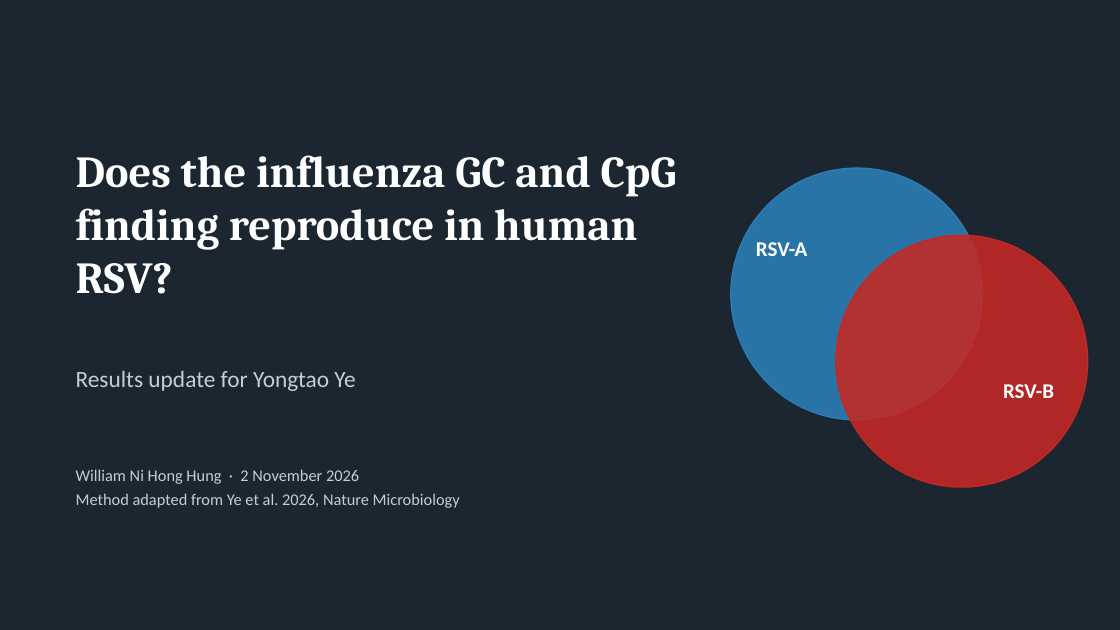
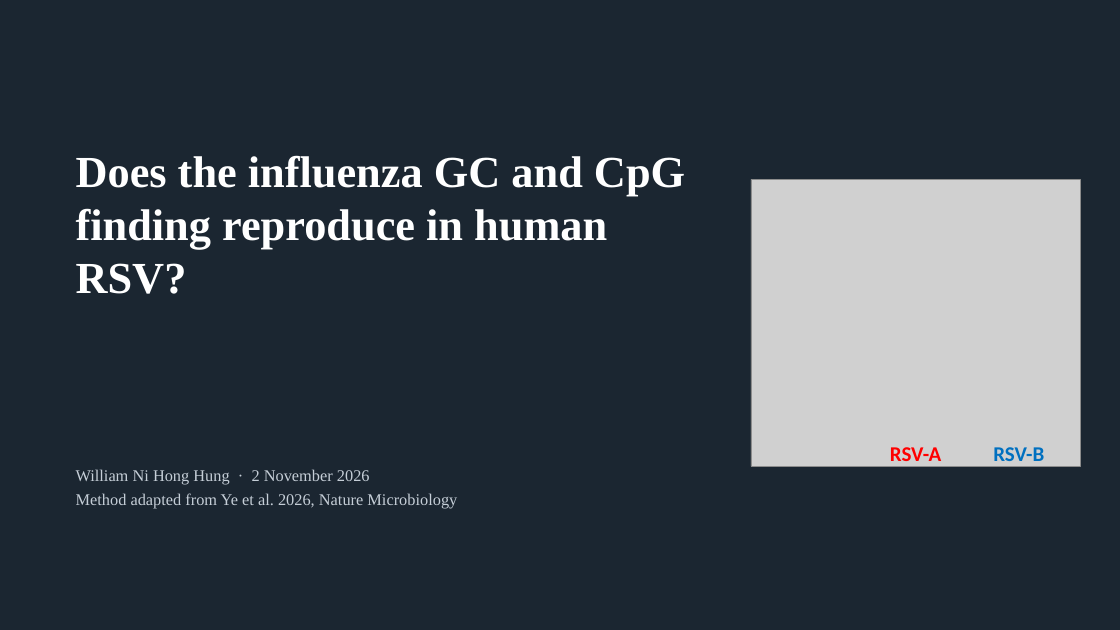
Before and after one commit to Wlimni/RSV, a slide deck: slide 1 of docs/RSV_Results_Update.pptx. Drawn at 1120x630 pixels with LibreOffice and Linux fonts; fonts in the diff are those of the drawing; grey boxes stand for pictures. Boxes give left, top, right and bottom in pixels: in the first picture for what was removed or moved away, otherwise in the second. Text is boxed around its words. In the diff, an @@ line names an element or a change of style, - is before the commit and + after.

```diff
--- a/docs/RSV_Results_Update.pptx
+++ b/docs/RSV_Results_Update.pptx
@@ text "Does the influenza GC and ..." at [76,155,685,294]: font Cambria to Times New Roman @@
@@ ellipse removed at [731,168,983,420] @@
@@ picture added at [751,180,1081,467] @@
@@ ellipse removed at [836,235,1088,487] @@
@@ text removed at [76,371,355,391] @@
-Results update for Yongtao Ye
@@ text "RSV-A": place and size @@
-text "RSV-A" at [756,242,807,256]
+text "RSV-A" at [890,447,941,468]
@@ text "RSV-A" at [890,447,941,468]: text colour #FFFFFF to #FF0000 @@
@@ text "RSV-B": place and size @@
-text "RSV-B" at [1003,384,1054,398]
+text "RSV-B" at [993,447,1044,468]
@@ text "RSV-B" at [993,447,1044,468]: text colour #FFFFFF to #0070C0 @@
@@ text "William Ni Hong Hung · ..." at [76,469,457,509]: font Calibri to Times New Roman @@
```
Also in this commit, not shown: 7 other slides changed, 1 slide removed, 7 other files.
